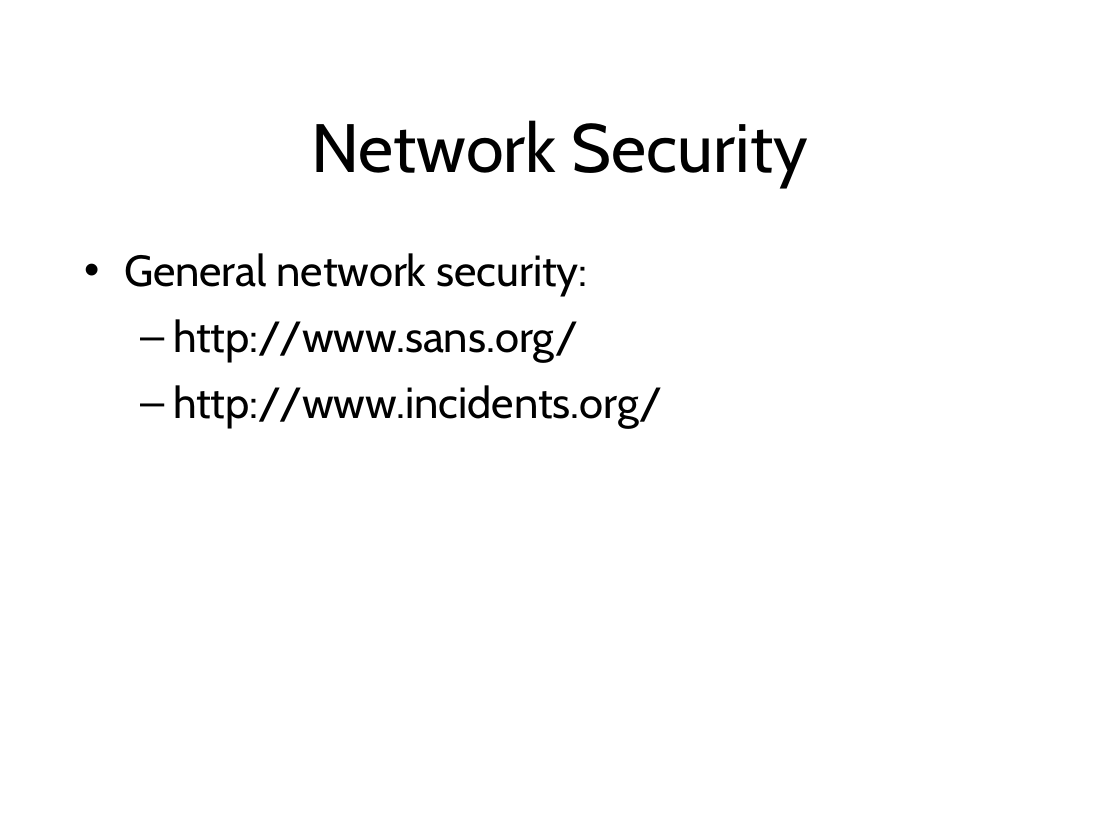
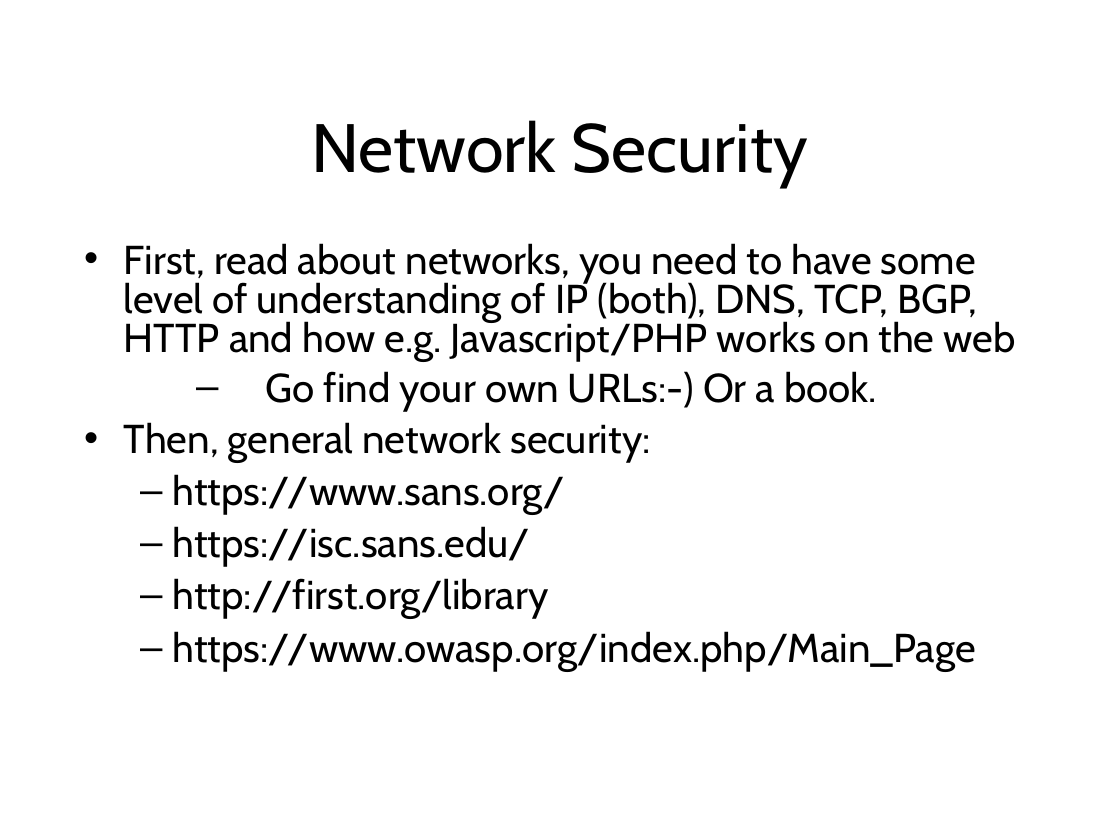
Before and after one commit to sftcd/cs7053, a slide deck: slide 29 of lectures/02-concepts/02-concepts.ppt (slide 28 before the commit). Drawn at 1120x840 pixels with LibreOffice and Linux fonts; fonts in the diff are those of the drawing. Boxes give left, top, right and bottom in pixels: in the first picture for what was removed or moved away, otherwise in the second. Text is boxed around its words. In the diff, an @@ line names an element or a change of style, - is before the commit and + after.

```diff
--- a/lectures/02-concepts/02-concepts.ppt
+++ b/lectures/02-concepts/02-concepts.ppt
@@ text at bbox=[124, 243, 1016, 671]: text changed; size 28 to 25.9 pt @@
-• General network security:
-  – http://www.sans.org/
-  – http://www.incidents.org/
+• First, read about networks, you need to have some level of understanding of IP (both), DNS, TCP, BGP, HTTP and how e.g. Javascript/PHP works on the web
+  – Go find your own URLs:-) Or a book.
+• Then, general network security:
+  – https://www.sans.org/
+  – https://isc.sans.edu/
+  – http://first.org/library
+  – https://www.owasp.org/index.php/Main_Page
```
Also in this commit, not shown: 39 other slides changed, 1 slide added.
